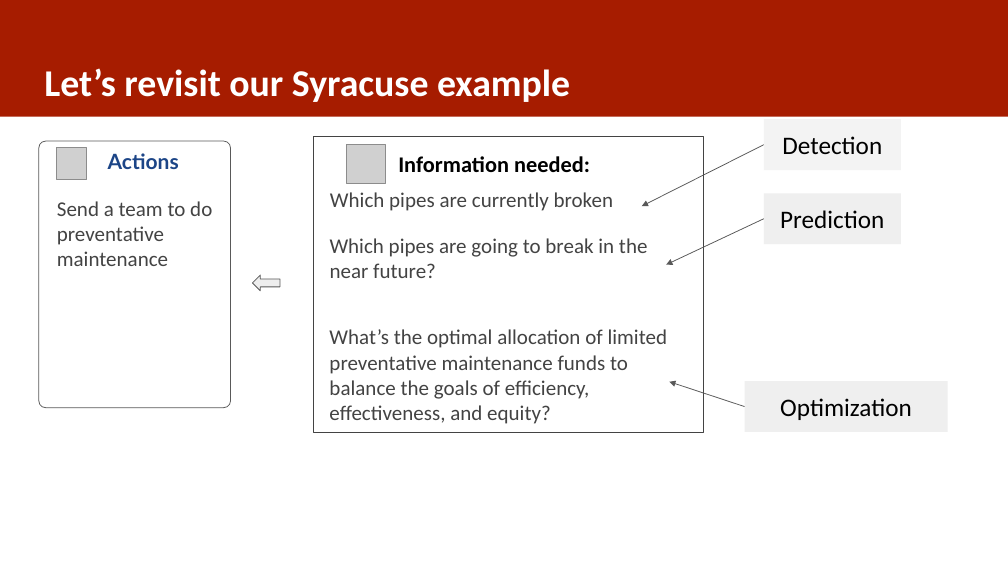
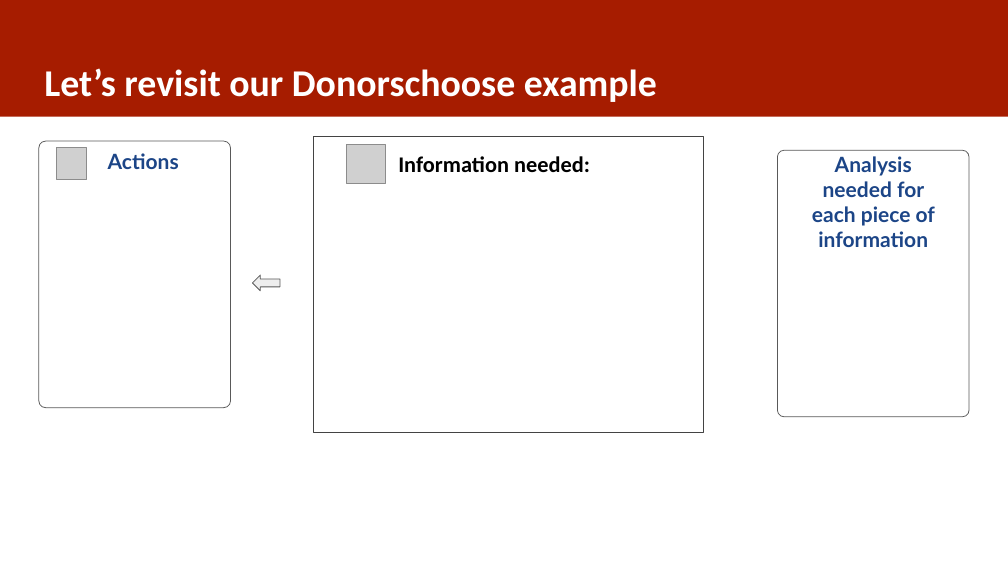
Before and after one commit to dssg/MLinPractice, a slide deck: slide 51 of Lectures/Lecture2-Scoping.pptx (slide 48 before the commit). Drawn at 1008x567 pixels with LibreOffice and Linux fonts; fonts in the diff are those of the drawing; grey boxes stand for pictures. Boxes give left, top, right and bottom in pixels: in the first picture for what was removed or moved away, otherwise in the second. Text is boxed around its words. In the diff, an @@ line names an element or a change of style, - is before the commit and + after.

```diff
--- a/Lectures/Lecture2-Scoping.pptx
+++ b/Lectures/Lecture2-Scoping.pptx
@@ title at (x1=44, y1=68, x2=657, y2=102): text changed @@
-Let’s revisit our Syracuse example
+Let’s revisit our Donorschoose example
@@ rectangle removed at (x1=764, y1=119, x2=901, y2=170) @@
-Detection
@@ arrow removed from (764, 144) to (642, 206) @@
@@ rounded rectangle added at (x1=777, y1=150, x2=969, y2=417), fill #FFFFFF, outline #595959 0.75 pt @@
@@ text added at (x1=812, y1=156, x2=935, y2=247), 20 pt, text #1C4587, bold @@
+Analysis needed for each piece of information
@@ text removed at (x1=57, y1=201, x2=212, y2=266) @@
-Send a team to do preventative maintenance
@@ text removed at (x1=330, y1=192, x2=614, y2=211) @@
-Which pipes are currently broken
@@ rectangle removed at (x1=764, y1=194, x2=901, y2=244) @@
-Prediction
@@ text removed at (x1=330, y1=238, x2=648, y2=278) @@
-Which pipes are going to break in the near future?
@@ arrow removed from (764, 219) to (666, 265) @@
@@ text removed at (x1=329, y1=329, x2=668, y2=424) @@
-What’s the optimal allocation of limited preventative maintenance funds to balance the goals of efficiency, effectiveness, and equity?
@@ arrow removed from (745, 407) to (669, 382) @@
@@ rectangle removed at (x1=745, y1=381, x2=948, y2=432) @@
-Optimization
```
Also in this commit, not shown: 9 other slides changed, 4 slides added, 1 slide removed, 1 other file.
